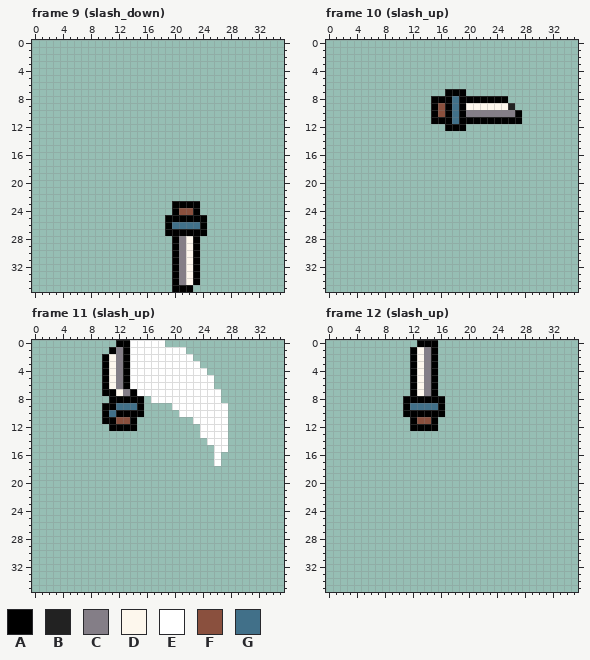
One commit to this pixel-art file: Assets/Source/melee_attack.aseprite. The picture above is the old version.
96x96 pixels, 12 frames. Shown: frame 9 (slash_down), frame 10 (slash_up), frame 11 (slash_up), frame 12 (slash_up). The old version is drawn lined up with the new one, on the new canvas. The commit also changed other frames, which this record leaves out.
Visible layers, top first: "slash", "hand".
Palette (. is transparent): A #000000  B #222222  C #847e87  D #fdf7ed  E #ffffff  F #8a503e  G #417089
Pixels before, frame 9 (slash_down), first column x 19:
23 .AAAA.
24 .AFFA.
25 AAAAAA
26 AGGGGA
27 AAAAAA
28 .ACDA.
29 .ACDA.
30 .ACDA.
31 .ACDA.
32 .ACDA.
33 .ACDA.
34 .ACDA.
35 .AAA..
Pixels before, frame 10 (slash_up), first column x 15:
 7 ..AAA........
 8 AAAGAAAAAAA..
 9 AFAGADDDDDDB.
10 AFAGACCCCCCCA
11 AAAGAAAAAAAAA
12 ..AAA........
Pixels before, frame 11 (slash_up), first column x 10:
 0 ..AAEEEEE.........
 1 .ACAEEEEEEEE......
 2 ADCAEEEEEEEEE.....
 3 ADCAEEEEEEEEEE....
 4 ADCAEEEEEEEEEEE...
 5 ADCAEEEEEEEEEEEE..
 6 ADCAEEEEEEEEEEEE..
 7 AADCAEEEEEEEEEEEE.
 8 .AAAAA.EEEEEEEEEE.
 9 AAGGGA....EEEEEEEE
10 AGAAAA.....EEEEEEE
11 AAFFA........EEEEE
12 .AAAA.........EEEE
13 ..............EEEE
14 ...............EEE
15 ................EE
16 ................E.
17 ................E.
Pixels before, frame 12 (slash_up), first column x 11:
 0 ..AAA.
 1 .ADCA.
 2 .ADCA.
 3 .ADCA.
 4 .ADCA.
 5 .ADCA.
 6 .ADCA.
 7 .ADCA.
 8 AAAAAA
 9 AGGGGA
10 AAAAAA
11 .AFFA.
12 .AAAA.
After:
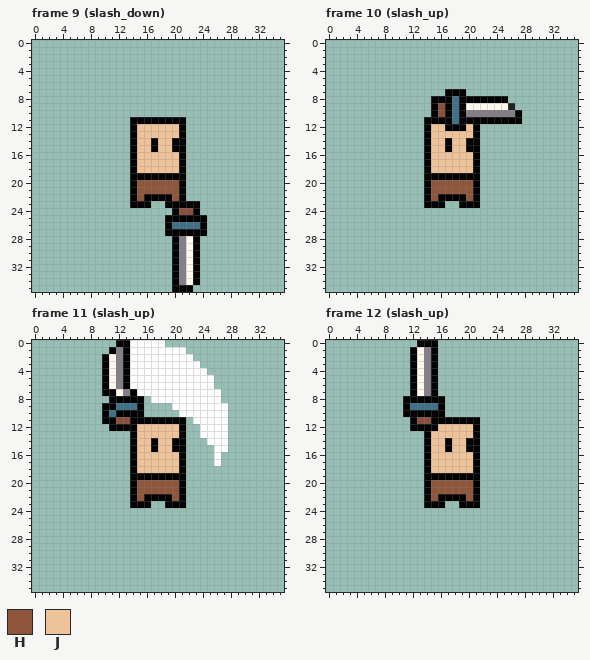
Colours new in this view: H #8f563b  J #eec39a
Diff:
canvas 96x96 -> 36x36, the old top-left corner now at -30,-30 (the part of the old canvas that was cut away was empty and is not shown)
Frame 9 (slash_down):
There is now colour A in row 11 at x 14 to 21; in rows 12 to 13 at x 14 and 21; in rows 14 to 15 at x 14, 17 and 20 to 21; in rows 16 to 18 at x 14 and 21; in row 19 at x 14 to 21; in rows 20 to 21 at x 14 and 21.
There is now colour A in row 22 at x 14, 16 to 19 and 21; in row 23 at x 14 to 16 and 19.
There is now colour H in rows 20 to 21 at x 15 to 20; in row 22 at x 15 and 20.
There is now colour J in rows 12 to 13 at x 15 to 20; in rows 14 to 15 at x 15 to 16 and 18 to 19; in rows 16 to 18 at x 15 to 20.
Frame 10 (slash_up):
There is now colour A in row 11 at x 14; in rows 12 to 13 at x 14 and 21; in rows 14 to 15 at x 14, 17 and 20 to 21; in rows 16 to 18 at x 14 and 21; in row 19 at x 14 to 21; in rows 20 to 21 at x 14 and 21.
There is now colour A in row 22 at x 14, 16 to 19 and 21; in row 23 at x 14 to 16 and 19 to 21.
There is now colour H in rows 20 to 21 at x 15 to 20; in row 22 at x 15 and 20.
There is now colour J in row 12 at x 15 to 16 and 20; in row 13 at x 15 to 20; in rows 14 to 15 at x 15 to 16 and 18 to 19; in rows 16 to 18 at x 15 to 20.
Frame 11 (slash_up):
There is now colour A in row 11 at x 15 to 21; in row 12 at x 21; in row 13 at x 14 and 21; in rows 14 to 15 at x 14, 17 and 20 to 21; in rows 16 to 18 at x 14 and 21; in row 19 at x 14 to 21.
There is now colour A in rows 20 to 21 at x 14 and 21; in row 22 at x 14, 16 to 19 and 21; in row 23 at x 14 to 16 and 19 to 21.
There is now colour H in rows 20 to 21 at x 15 to 20; in row 22 at x 15 and 20.
There is now colour J in rows 12 to 13 at x 15 to 20; in rows 14 to 15 at x 15 to 16 and 18 to 19; in rows 16 to 18 at x 15 to 20.
Frame 12 (slash_up):
There is now colour A in row 11 at x 16 to 21; in row 12 at x 21; in row 13 at x 14 and 21; in rows 14 to 15 at x 14, 17 and 20 to 21; in rows 16 to 18 at x 14 and 21; in row 19 at x 14 to 21.
There is now colour A in rows 20 to 21 at x 14 and 21; in row 22 at x 14, 16 to 19 and 21; in row 23 at x 14 to 16 and 19 to 21.
There is now colour H in rows 20 to 21 at x 15 to 20; in row 22 at x 15 and 20.
There is now colour J in row 12 at x 16 to 20; in row 13 at x 15 to 20; in rows 14 to 15 at x 15 to 16 and 18 to 19; in rows 16 to 18 at x 15 to 20.
Where, in picture pixels (left, top, right, bottom), the same in both pictures:
added: (130, 117, 186, 208)
added: (424, 117, 480, 208)
added: (130, 417, 186, 508)
added: (424, 417, 480, 508)
